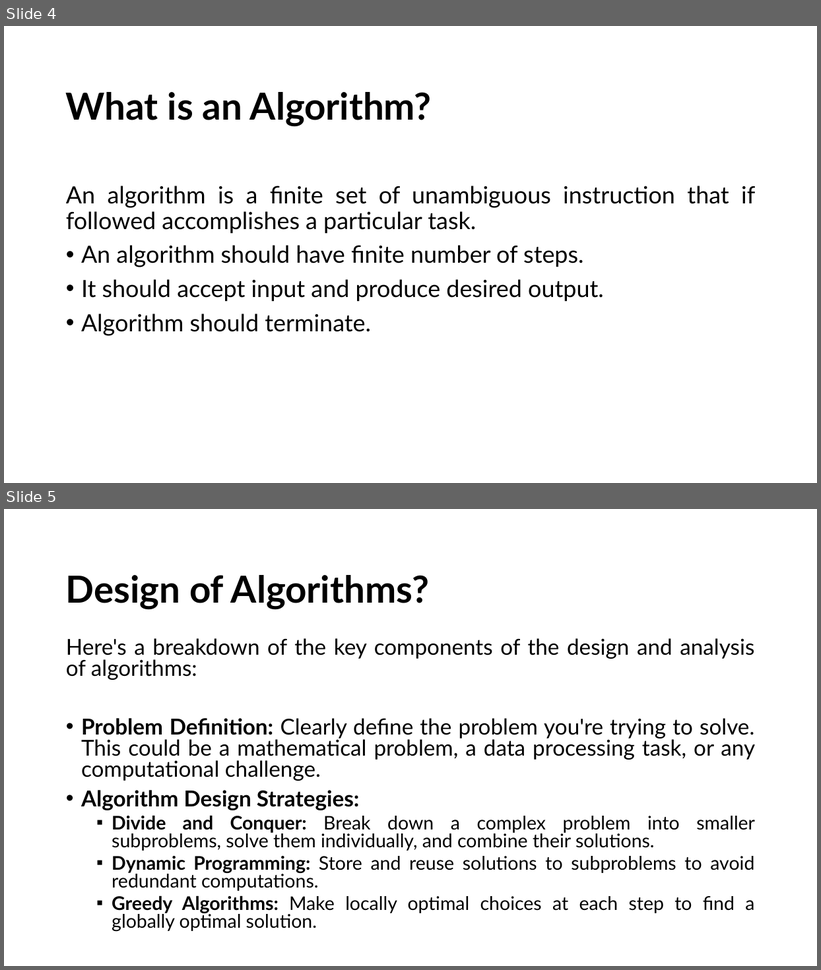
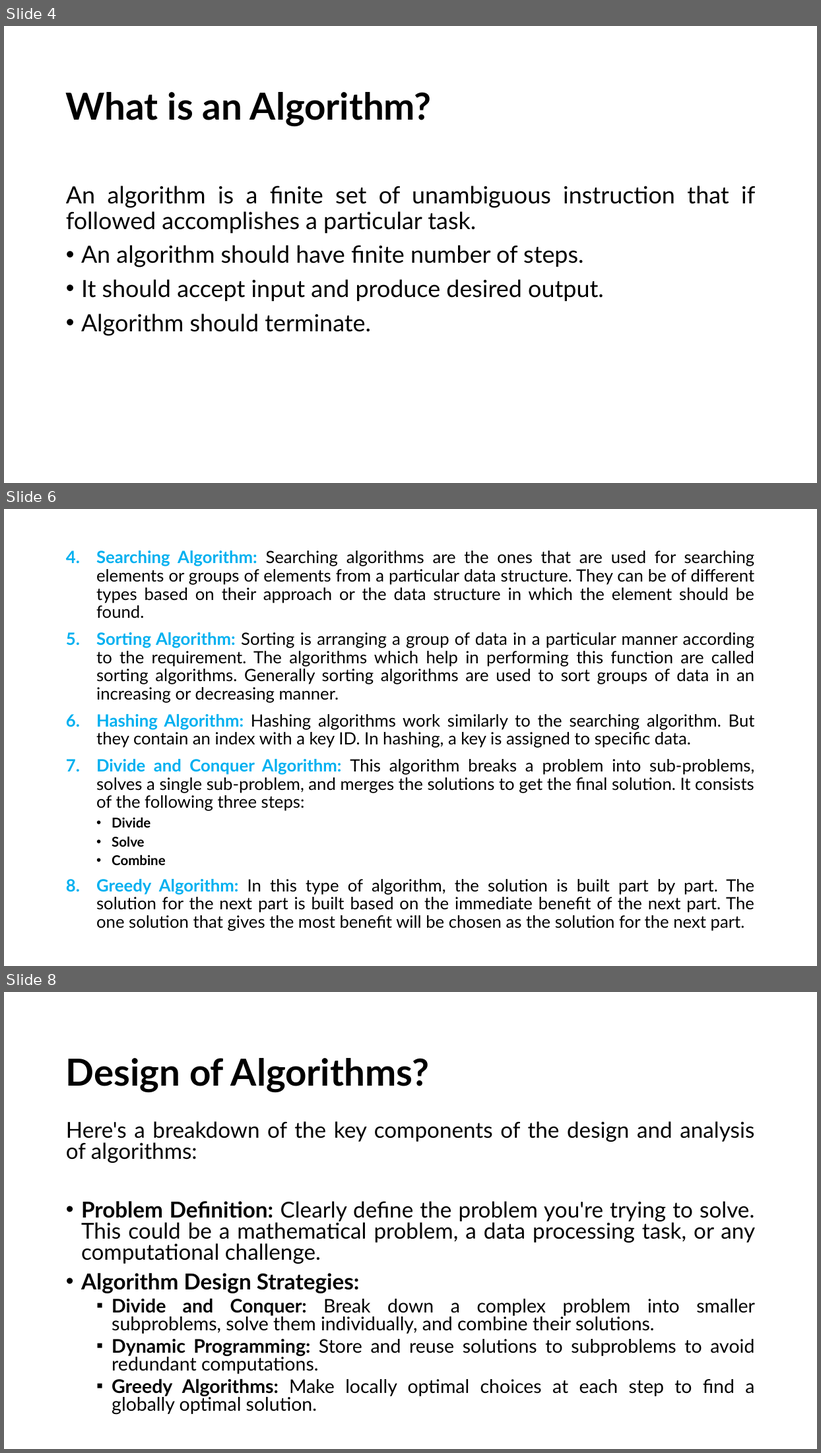
Before and after one commit to alaminbhuyan/DSA-In-Python, a slide deck: Design & Analysis Of Algorithm PDF/DAA.pptx. Shown one above the other, each under a label of ours: slides 4 and 5 before the commit, slides 4, 6 and 8 after it; the slides between them are not shown. The pictures are 821x970 and 821x1453 pixels, drawn with LibreOffice and Linux fonts; fonts in the diff are those of the drawing. Boxes give left, top, right and bottom in pixels: in the first picture for what was removed or moved away, otherwise in the second. Text is boxed around its words. In the diff, an @@ line names an element or a change of style, - is before the commit and + after.

Commit message:
work on DDA

```diff
--- a/Design & Analysis Of Algorithm PDF/DAA.pptx
+++ b/Design & Analysis Of Algorithm PDF/DAA.pptx
@@ slide 6 added at [4, 509, 817, 966], background #FFFFFF @@
@@ text added at [96, 551, 755, 931], 20 pt, text #000000 @@
+4. Searching Algorithm: Searching algorithms are the ones that are used for searching elements or groups of elements from a particular data structure. They can be of different types based on their approach or the data structure in which the element should be found.
+5. Sorting Algorithm: Sorting is arranging a group of data in a particular manner according to the requirement. The algorithms which help in performing this function are called sorting algorithms. Generally sorting algorithms are used to sort groups of data in an increasing or decreasing manner.
+6. Hashing Algorithm: Hashing algorithms work similarly to the searching algorithm. But they contain an index with a key ID. In hashing, a key is assigned to specific data.
+7. Divide and Conquer Algorithm: This algorithm breaks a problem into sub-problems, solves a single sub-problem, and merges the solutions to get the final solution. It consists of the following three steps:
+  • Divide
+  • Solve
+  • Combine
+8. Greedy Algorithm: In this type of algorithm, the solution is built part by part. The solution for the next part is built based on the immediate benefit of the next part. The one solution that gives the most benefit will be chosen as the solution for the next part.
@@ what was slide 5 is now slide 8 @@
```
Also in this commit, not shown: 1 slide changed, 2 other slides added.
